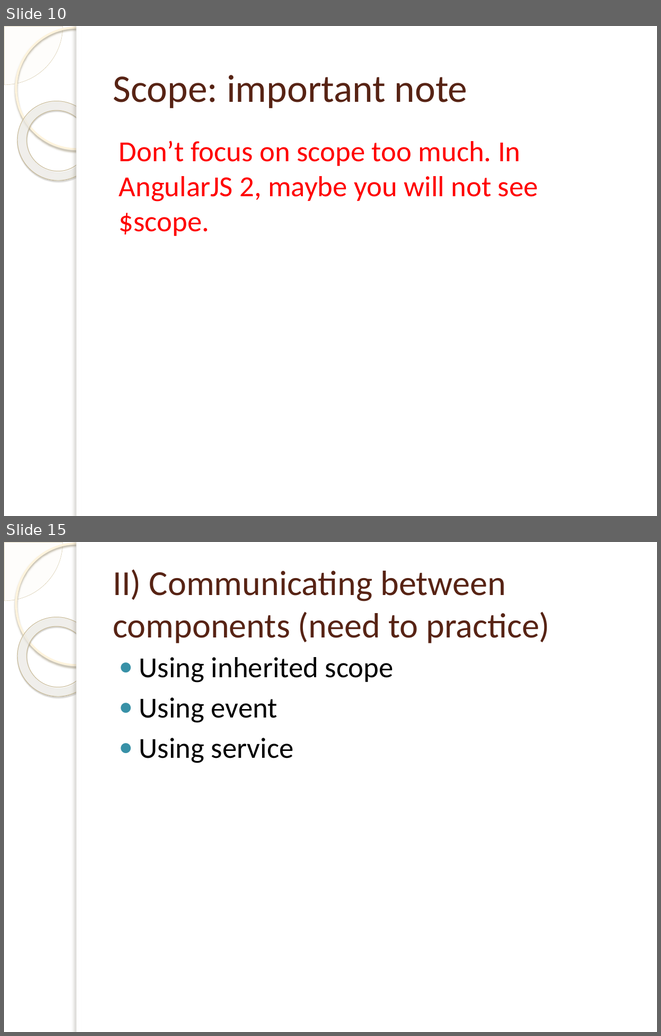
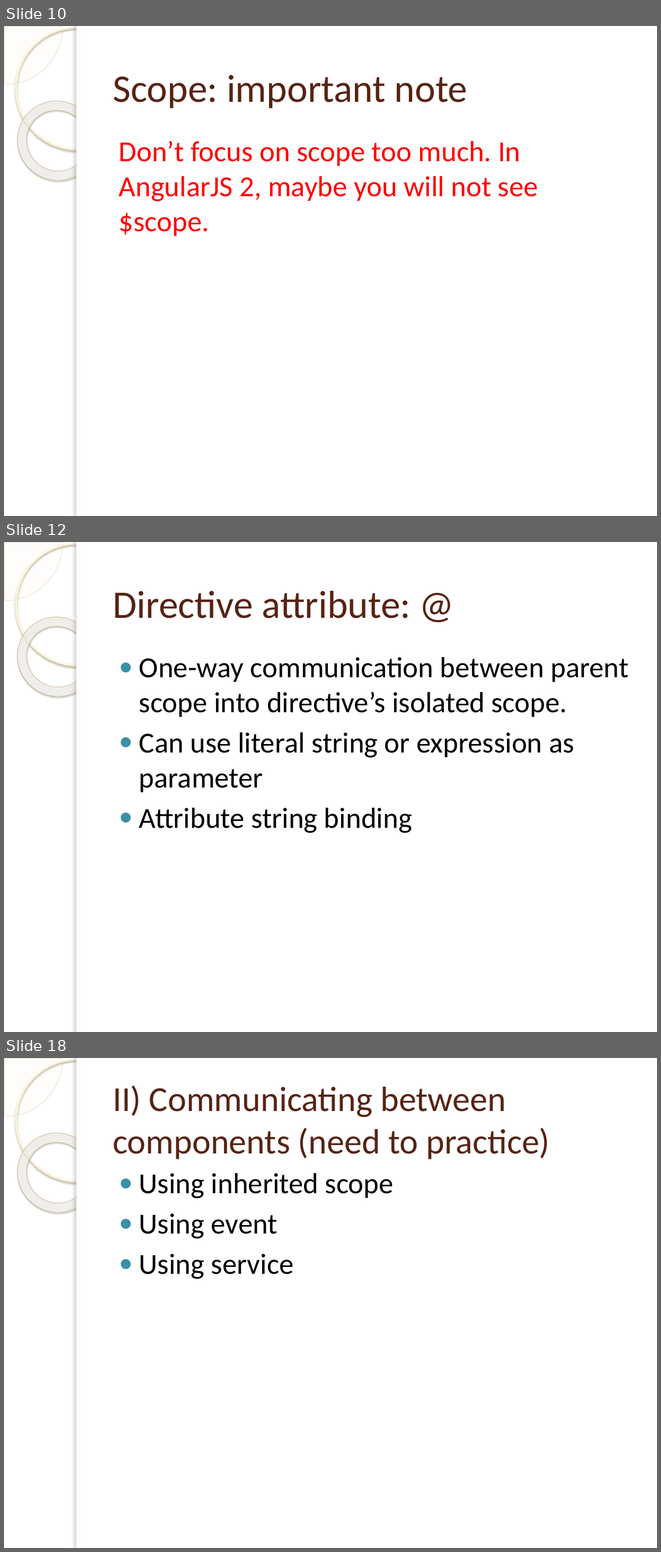
Before and after one commit to xuancong246/documents, a slide deck: Ebooks/AngularJS/AngularJS (Second meeting).pptx. Shown one above the other, each under a label of ours: slides 10 and 15 before the commit, slides 10, 12 and 18 after it; the slides between them are not shown. The pictures are 661x1036 and 661x1552 pixels, drawn with LibreOffice and Linux fonts; fonts in the diff are those of the drawing; background and template pictures are left out. Boxes give left, top, right and bottom in pixels: in the first picture for what was removed or moved away, otherwise in the second. Text is boxed around its words. In the diff, an @@ line names an element or a change of style, - is before the commit and + after.

```diff
--- a/Ebooks/AngularJS/AngularJS (Second meeting).pptx
+++ b/Ebooks/AngularJS/AngularJS (Second meeting).pptx
@@ slide 12 added at box(4, 542, 657, 1032), background picture (left out); not listed: 5 template elements that a slide beside it also shows @@
@@ title added at box(113, 591, 411, 618), 43 pt, text #572314 @@
+Directive attribute: @
@@ text added at box(139, 657, 628, 833), 32 pt, text #000000 @@
+● One-way communication between parent scope into directive’s isolated scope.
+● Can use literal string or expression as parameter
+● Attribute string binding
@@ what was slide 15 is now slide 18 @@
```
Also in this commit, not shown: 1 slide changed, 5 other slides added, 3 slides removed.
